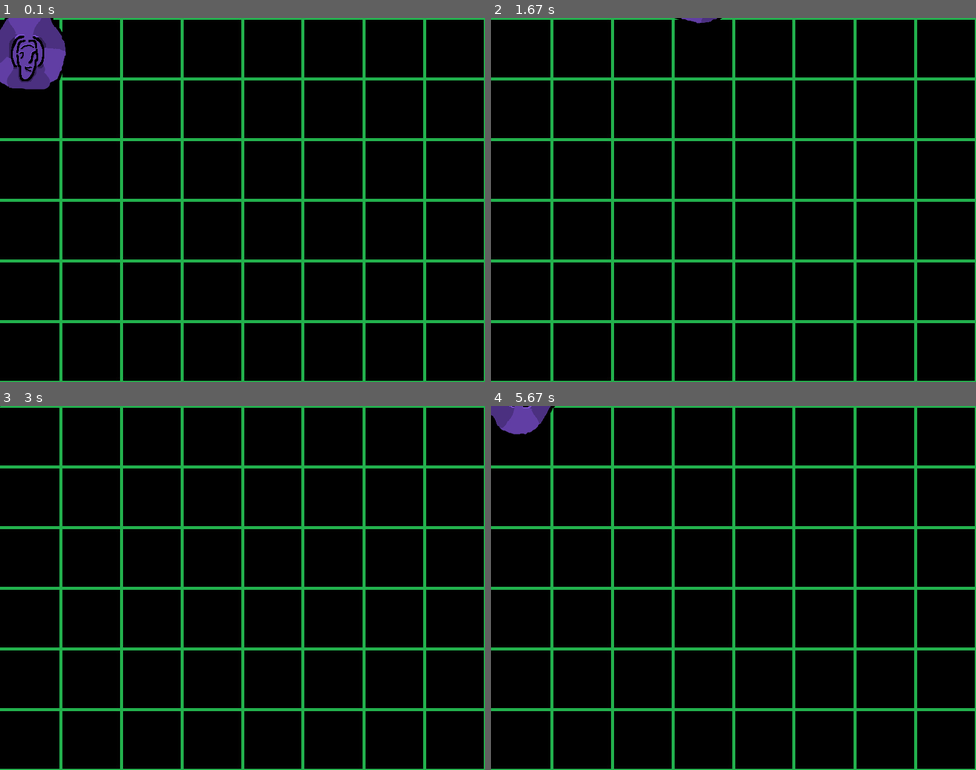
Above: before the commit, frames 1-4 (two rows, left to right).
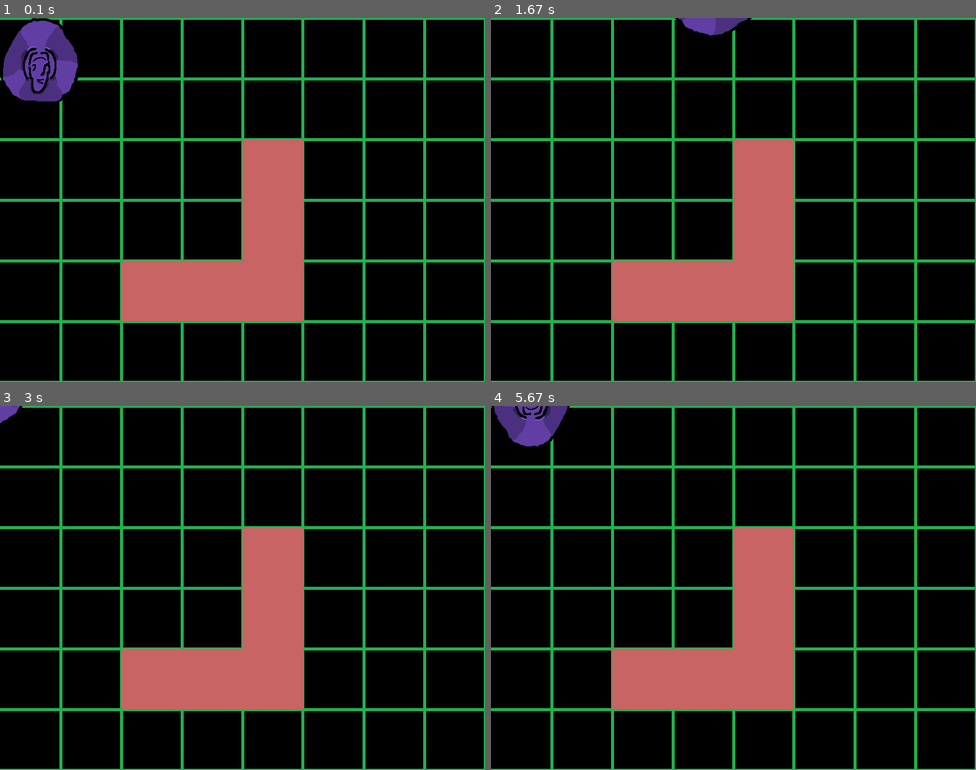
Above: after the commit, the same moments.

Repository: KDDaniels/FunLilPygameProject
Game: pygame game, started from main.py
The game is run twice, just before and just after one commit, with the same random seed, the same clock (stepped at 60 frames per second) and the same inputs.
Inputs:
- Up to frame 1 (0.1 s): no input
- Up to frame 2 (1.67 s): hold Right 0.33-0.8 s; hold Up 0.83-1.13 s; hold Right 1.17-1.63 s
- Up to frame 3 (3 s): hold Left 1.67-2.2 s; hold Left 2.23-2.63 s; hold Left from 2.67 s (still down)
- Up to frame 4 (5.67 s): release Left at 3.13 s; hold Right 4.9-5.53 s; hold Down from 5.57 s (still down)

The runs differ from the first frame. In frame 1, 13% of the frame differs, in the area x 0-63%, y 0-84%; in frame 2, 11%; in frame 3, 11%; in frame 4, 11%.

Commit message:
added testing walls

Diff:
--- a/main.py
+++ b/main.py
@@ -2,6 +2,7 @@
 
 import pygame
 from src.wizard import Wizard
+from src.data import rects
 
 BLACK = (0, 0, 0)
 WHITE = (200, 200, 200)
@@ -19,8 +20,16 @@
     bg = pygame.image.load("resources/images/backgrounds/Background.jpg").convert()
 
 
-    pc = Wizard("Hat", -20,-20, 5, 100)
+    pc = Wizard("Hat", 0,0, 5, 100)
     sprites = pygame.sprite.Group(pc)
+
+    rect_color = (200, 100, 100)
+    rect_pos = [400, 200, 100, 300]
+
+    wall = pygame.Rect(rect_pos)
+    wall2 = pygame.Rect(200, 400, 300, 100)
+    rects.append(wall)
+    rects.append(wall2)
 
     clock = pygame.time.Clock()
     delta_time = 0.1
@@ -34,6 +43,9 @@
         screen.fill(BLACK)
         screen.blit(bg, (0,0))
 
+        pygame.draw.rect(screen, rect_color, wall)
+        pygame.draw.rect(screen, rect_color, wall2)
+
         sprites.update()
         sprites.draw(screen)
 
